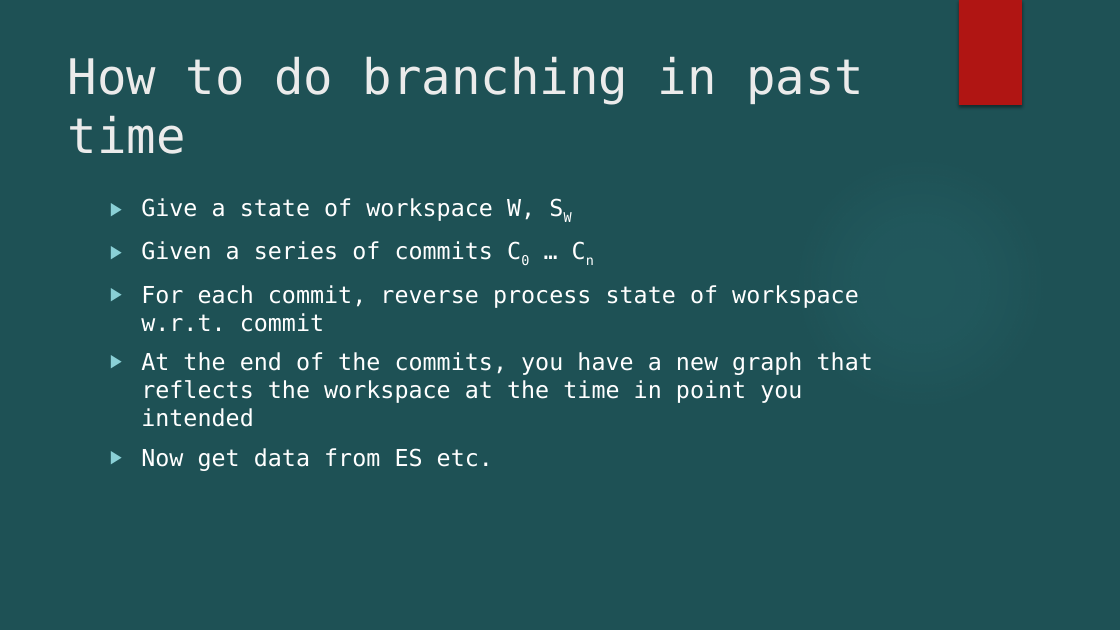
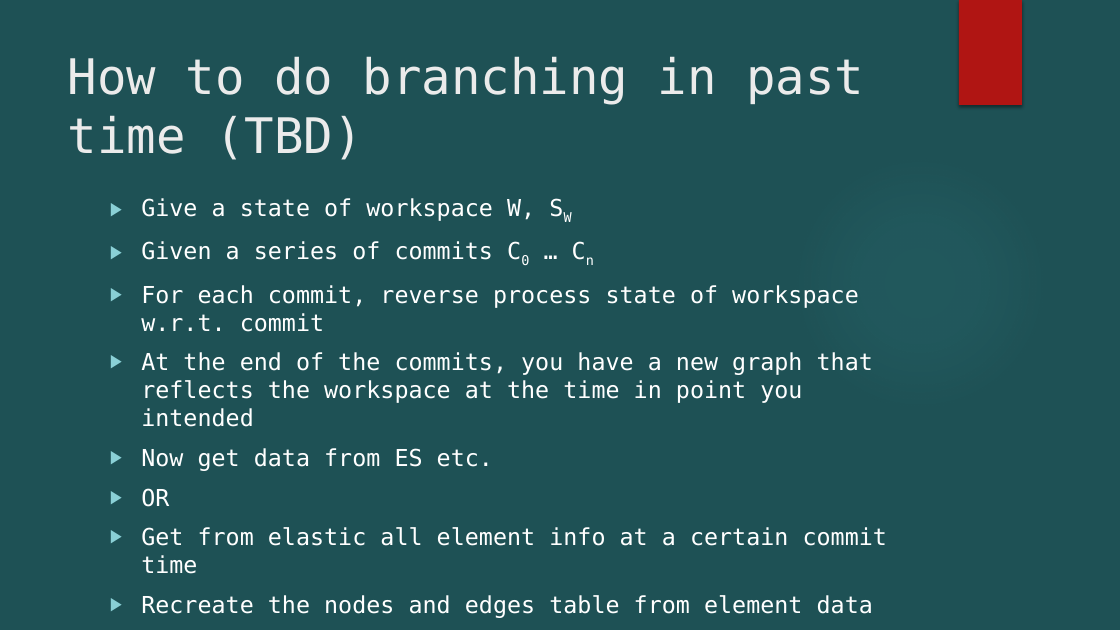
Before and after one commit to Open-MBEE/mms-alfresco, a slide deck: slide 13 of mms-ent/docs/MMS using ES + PG.pptx (slide 22 before the commit). Drawn at 1120x630 pixels with LibreOffice and Linux fonts; fonts in the diff are those of the drawing; background and template pictures are left out. Boxes give left, top, right and bottom in pixels: in the first picture for what was removed or moved away, otherwise in the second. Text is boxed around its words. In the diff, an @@ line names an element or a change of style, - is before the commit and + after.

```diff
--- a/mms-ent/docs/MMS using ES + PG.pptx
+++ b/mms-ent/docs/MMS using ES + PG.pptx
@@ title at (68, 56, 864, 160): text changed @@
-How to do branching in past time
+How to do branching in past time (TBD)
@@ text at (141, 488, 887, 618): paragraphs added @@
+▶ OR
+▶ Get from elastic all element info at a certain commit time
+▶ Recreate the nodes and edges table from element data
```
Also in this commit, not shown: 11 other slides changed, 13 slides removed, 2 other files.
